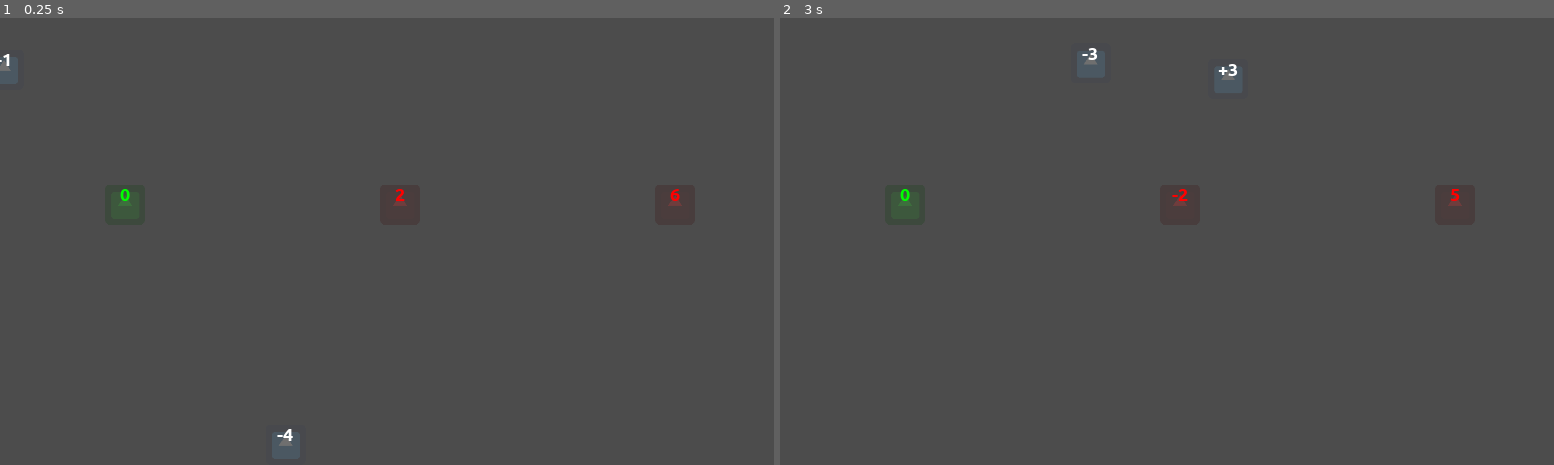
Above: before the commit, frames 1-2 (left to right).
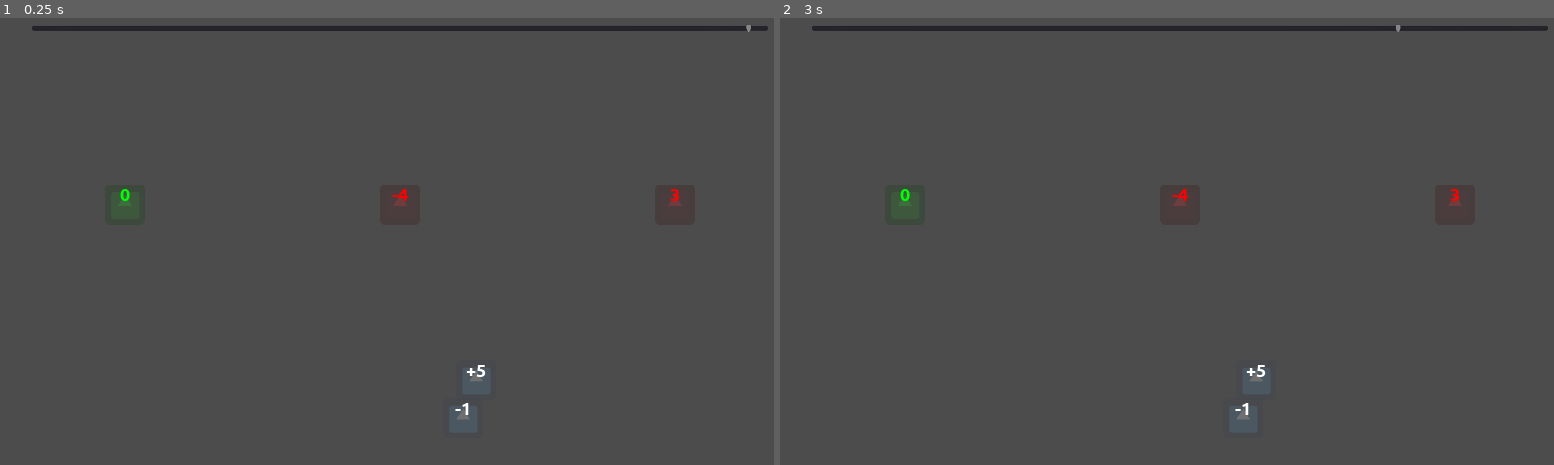
Above: after the commit, the same moments.

Repository: moisesjbc/contando-hasta-100
Game: Godot game, scene res://gameplay/main/main.tscn
The game is run twice, just before and just after one commit, with the same random seed, the same clock (stepped at 60 frames per second) and the same inputs. The engine's default icon, where the game draws it, is replaced by a stand-in: a white triangle on a blue panel in a dark square.
Inputs (mouse positions are in pixels of both pictures, inside the frame that each line leads up to):
- Up to frame 1 (0.25 s): no input
- Up to frame 2 (3 s): move the mouse to (903, 205) at 0.52 s; click (903, 205) at 0.67 s; tap Enter at 1.25 s; move the mouse to (1182, 205) at 1.27 s; click (1182, 205) at 1.42 s; move the mouse to (787, 71) at 2.02 s; click (787, 71) at 2.17 s; move the mouse to (1453, 205) at 2.77 s; click (1453, 205) at 2.92 s

The runs differ from the first frame. In frame 1, 1.3% of the frame differs, in the area x 0-100%, y 1-96%; in frame 2, 1.3%.

Commit message:
Add time bar

Diff:
--- a/godot-project/gameplay/balls_manager/balls_manager.gd
+++ b/godot-project/gameplay/balls_manager/balls_manager.gd
@@ -4,6 +4,8 @@
 var operation_ball_scene = preload("res://gameplay/balls/operation_ball/operation_ball.tscn")
 
 var selected_operation_ball = null
+
+signal all_balls_right
 
 var first_ball_value = 0
 var n_balls = 3
@@ -25,14 +27,15 @@
 func set_level(new_first_ball_value: int, new_n_balls: int):
 	first_ball_value = new_first_ball_value
 	new_n_balls = new_n_balls
-	n_right_balls = 1
 
-	_reset_level()
+	reset()
 
 
-func _reset_level():
+func reset():
 	var SRC_X = 200
 	var DST_X = 1080
+
+	n_right_balls = 1
 
 	var distance_between_balls = (DST_X - SRC_X) / (n_balls - 1)
 
@@ -67,7 +70,7 @@
 			numeric_ball.set_value(i)
 
 func _ready():
-	_reset_level()
+	reset()
 
 func _evaluate_expression(expression_str: String, value: int):
 	var expression = Expression.new()
@@ -82,9 +85,13 @@
 		if selected_ball.has_expected_value():
 			n_right_balls += 1
 			if n_right_balls == n_balls:
-				set_level(first_ball_value + n_balls - 1, n_balls)
+				emit_signal("all_balls_right")
 		else:
-			_reset_level()
+			reset()
 
 func _on_operation_ball_selected(ball):
 	selected_operation_ball = ball
+
+
+func next_level():
+	set_level(first_ball_value + n_balls - 1, n_balls)
--- /dev/null
+++ b/godot-project/gameplay/gui/time_bar/time_bar.gd
@@ -0,0 +1,37 @@
+extends HSlider
+
+
+signal timeout
+
+
+var total_time_in_seconds = null
+var current_time_in_seconds = null
+
+
+func _ready():
+	set_time(15)
+
+
+func set_time(new_total_time_in_seconds):
+	total_time_in_seconds = new_total_time_in_seconds
+	reset()
+
+
+func reset():
+	current_time_in_seconds = total_time_in_seconds
+
+
+func next_level():
+	reset()
+
+
+func _update_value():
+	value = current_time_in_seconds / total_time_in_seconds * 100.0
+
+
+func _process(delta):
+	if total_time_in_seconds != null:
+		current_time_in_seconds = current_time_in_seconds - delta
+		_update_value()
+		if current_time_in_seconds < 0.01:
+			emit_signal("timeout")
--- /dev/null
+++ b/godot-project/gameplay/gui/time_bar/time_bar.tscn
@@ -0,0 +1,11 @@
+[gd_scene load_steps=2 format=2]
+
+[ext_resource path="res://gameplay/gui/time_bar/time_bar.gd" type="Script" id=1]
+
+[node name="time_bar" type="HSlider"]
+margin_left = 50.0
+margin_top = 10.0
+margin_right = 1230.0
+margin_bottom = 26.0
+size_flags_horizontal = 3
+script = ExtResource( 1 )
--- /dev/null
+++ b/godot-project/gameplay/main/main.gd
@@ -0,0 +1,19 @@
+extends Node2D
+
+
+func reset():
+	$GUI/margin_container/time_bar.reset()
+	$balls_manager.reset()
+
+
+func next_level():
+	$GUI/margin_container/time_bar.next_level()
+	$balls_manager.next_level()
+
+
+func _on_time_bar_timeout():
+	reset()
+
+
+func _on_balls_manager_all_balls_right():
+	next_level()
--- a/godot-project/gameplay/main/main.tscn
+++ b/godot-project/gameplay/main/main.tscn
@@ -1,7 +1,23 @@
-[gd_scene load_steps=2 format=2]
+[gd_scene load_steps=4 format=2]
 
 [ext_resource path="res://gameplay/balls_manager/balls_manager.tscn" type="PackedScene" id=1]
+[ext_resource path="res://gameplay/gui/time_bar/time_bar.tscn" type="PackedScene" id=2]
+[ext_resource path="res://gameplay/main/main.gd" type="Script" id=3]
 
 [node name="main" type="Node2D"]
+script = ExtResource( 3 )
 
 [node name="balls_manager" parent="." instance=ExtResource( 1 )]
+
+[node name="GUI" type="Node" parent="."]
+
+[node name="margin_container" type="MarginContainer" parent="GUI"]
+anchor_right = 1.0
+custom_constants/margin_right = 50
+custom_constants/margin_top = 10
+custom_constants/margin_left = 50
+
+[node name="time_bar" parent="GUI/margin_container" instance=ExtResource( 2 )]
+
+[connection signal="all_balls_right" from="balls_manager" to="." method="_on_balls_manager_all_balls_right"]
+[connection signal="timeout" from="GUI/margin_container/time_bar" to="." method="_on_time_bar_timeout"]
